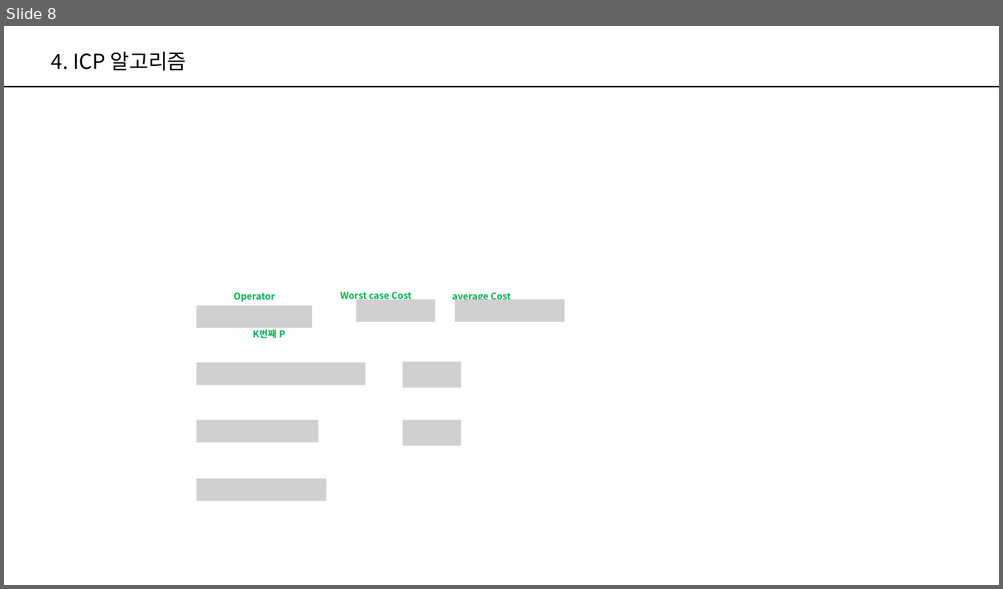
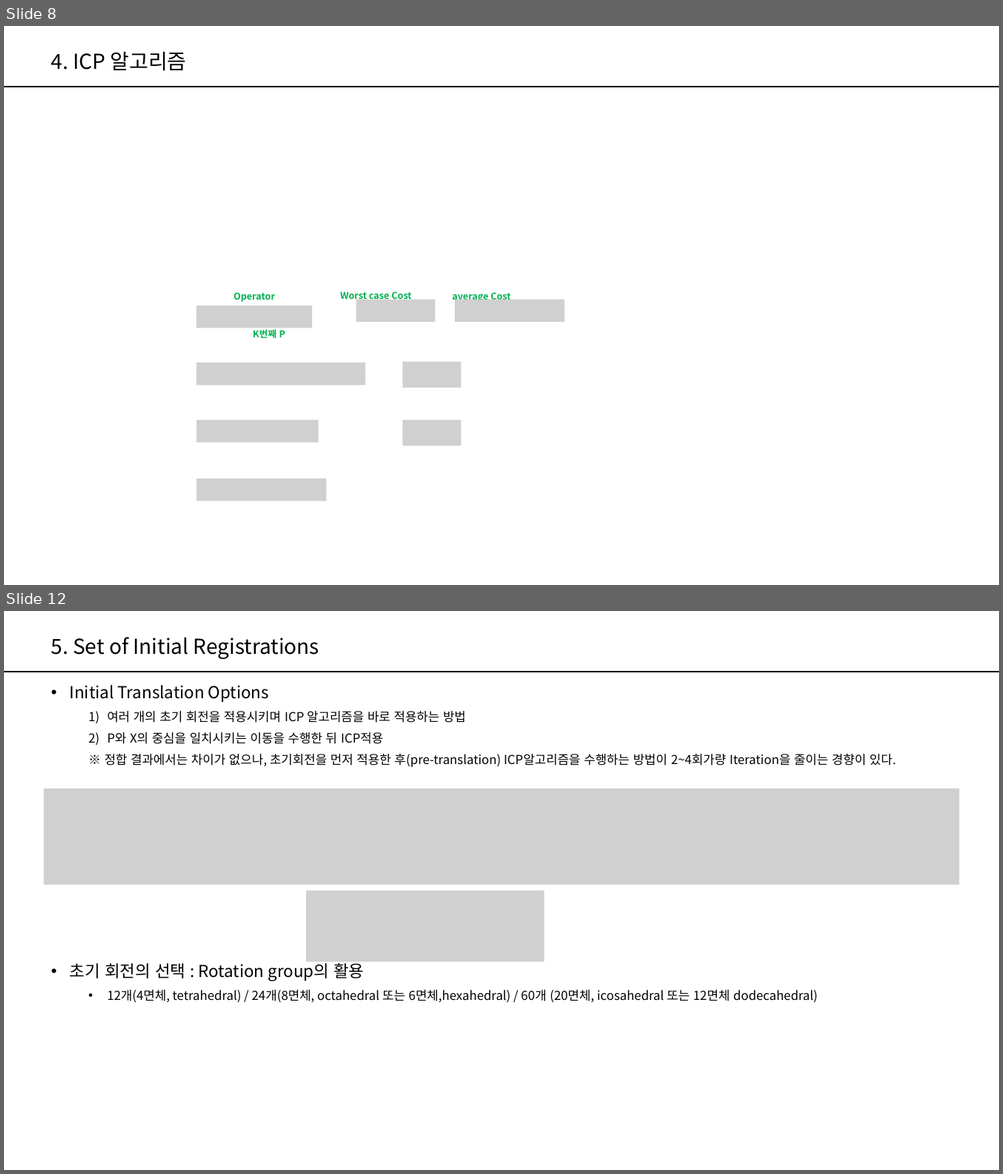
Before and after one commit to PeterykSong/PeterykSong.github.io, a slide deck: _robotics/_materials/A Method for Registration of 3-D Shapes.pptx. Shown one above the other, each under a label of ours: slide 8 before the commit, slides 8 and 12 after it; the slides between them are not shown. The pictures are 1003x589 and 1003x1174 pixels, drawn with LibreOffice and Linux fonts; fonts in the diff are those of the drawing; grey boxes stand for pictures. Boxes give left, top, right and bottom in pixels: in the first picture for what was removed or moved away, otherwise in the second. Text is boxed around its words. In the diff, an @@ line names an element or a change of style, - is before the commit and + after.

```diff
--- a/_robotics/_materials/A Method for Registration of 3-D Shapes.pptx
+++ b/_robotics/_materials/A Method for Registration of 3-D Shapes.pptx
@@ slide 12 added at <box>4,611,999,1170</box>, background #FFFFFF; not listed: 1 template element that a slide beside it also shows @@
@@ title added at <box>51,637,319,659</box>, 20 pt, text #000000 @@
+5. Set of Initial Registrations
@@ text added at <box>70,685,896,767</box>, 12 pt, text #000000 @@
+• Initial Translation Options
+  1) 여러 개의 초기 회전을 적용시키며 ICP 알고리즘을 바로 적용하는 방법
+  2) P와 X의 중심을 일치시키는 이동을 수행한 뒤 ICP적용
+  ※ 정합 결과에서는 차이가 없으나, 초기회전을 먼저 적용한 후(pre-translation) ICP알고리즘을 수행하는 방법이 2~4회가량 Iteration을 줄이는 경향이 있다.
@@ picture added at <box>43,789,959,885</box> @@
@@ picture added at <box>306,891,544,963</box> @@
@@ text added at <box>70,961,817,1002</box>, 12 pt, text #000000 @@
+• 초기 회전의 선택 : Rotation group의 활용
+  • 12개(4면체, tetrahedral) / 24개(8면체, octahedral 또는 6면체,hexahedral) / 60개 (20면체, icosahedral 또는 12면체 dodecahedral)
```
Also in this commit, not shown: 5 slides changed, 5 other slides added, 3 slides removed.
